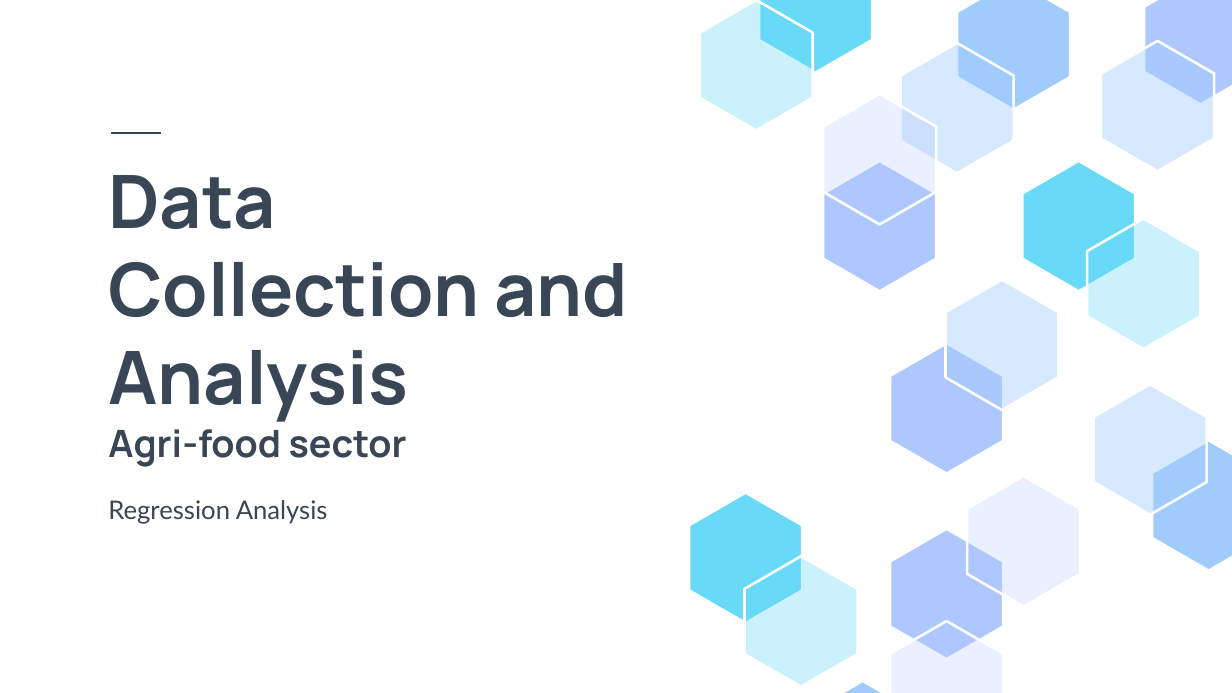
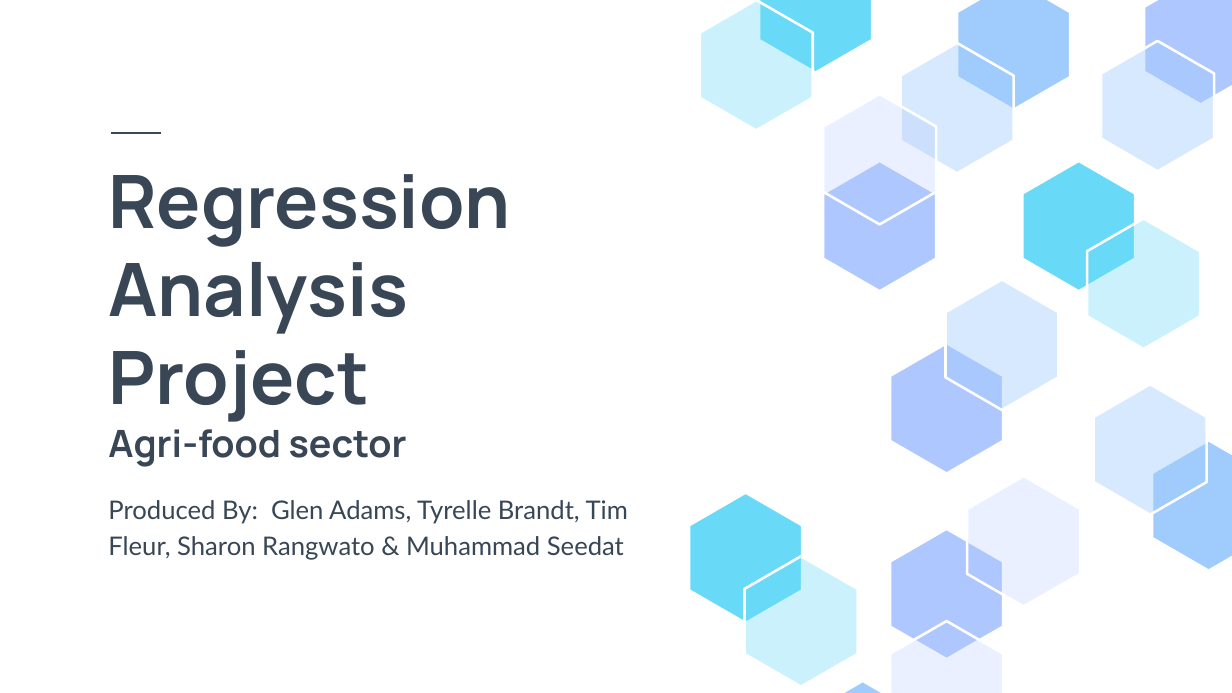
Before and after one commit to glenad/2403-ptds-regression, a slide deck: slide 1 of 2403_ PT_DS_Regression_Agri-food sector- Analysis.pptx. Drawn at 1232x693 pixels with LibreOffice and Linux fonts; fonts in the diff are those of the drawing. Boxes give left, top, right and bottom in pixels: in the first picture for what was removed or moved away, otherwise in the second. Text is boxed around its words. In the diff, an @@ line names an element or a change of style, - is before the commit and + after.

```diff
--- a/2403_ PT_DS_Regression_Agri-food sector- Analysis.pptx
+++ b/2403_ PT_DS_Regression_Agri-food sector- Analysis.pptx
@@ title at box(108, 174, 511, 467): text changed @@
-Data Collection and Analysis
-Agri-food sector
+Regression Analysis Project
+Agri-food sector
@@ subtitle at box(108, 500, 628, 560): text changed @@
-Regression Analysis
+Produced By: Glen Adams, Tyrelle Brandt, Tim Fleur, Sharon Rangwato & Muhammad Seedat
```
Also in this commit, not shown: 3 other slides changed, 11 slides added, 3 slides removed, 1 other file.
